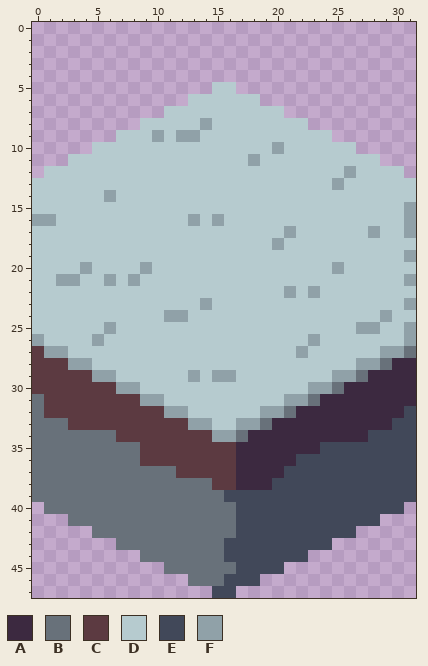
Pixel-art sprite, stored at assets/tiles/grid/hexset_grid_snow_flat_01.png. The first picture shows the starting point.
The file is 32x48 pixels.
Palette (. is transparent): A #3c2940  B #68717a  C #5c3a41  D #b6cbcf  E #414859  F #90a1a8
Pixels before, first column x 0:
 5 ...............DD...............
 6 .............DDDDDD.............
 7 ...........DDDDDDDDDD...........
 8 .........DDDDDFDDDDDDDD.........
 9 .......DDDFDFFDDDDDDDDDDD.......
10 .....DDDDDDDDDDDDDDDFDDDDDD.....
11 ...DDDDDDDDDDDDDDDFDDDDDDDDDD...
12 .DDDDDDDDDDDDDDDDDDDDDDDDDFDDDD.
13 DDDDDDDDDDDDDDDDDDDDDDDDDFDDDDDD
14 DDDDDDFDDDDDDDDDDDDDDDDDDDDDDDDD
15 DDDDDDDDDDDDDDDDDDDDDDDDDDDDDDDF
16 FFDDDDDDDDDDDFDFDDDDDDDDDDDDDDDF
17 DDDDDDDDDDDDDDDDDDDDDFDDDDDDFDDF
18 DDDDDDDDDDDDDDDDDDDDFDDDDDDDDDDD
19 DDDDDDDDDDDDDDDDDDDDDDDDDDDDDDDF
20 DDDDFDDDDFDDDDDDDDDDDDDDDFDDDDDD
21 DDFFDDFDFDDDDDDDDDDDDDDDDDDDDDDF
22 DDDDDDDDDDDDDDDDDDDDDFDFDDDDDDDD
23 DDDDDDDDDDDDDDFDDDDDDDDDDDDDDDDF
24 DDDDDDDDDDDFFDDDDDDDDDDDDDDDDFDD
25 DDDDDDFDDDDDDDDDDDDDDDDDDDDFFDDF
26 FDDDDFDDDDDDDDDDDDDDDDDFDDDDDDDF
27 CFFDDDDDDDDDDDDDDDDDDDFDDDDDDFFB
28 CCCFFDDDDDDDDDDDDDDDDDDDDDDFFBAA
29 CCCCCFFDDDDDDFDFFDDDDDDDDFFBAAAA
30 CCCCCCCFFDDDDDDDDDDDDDDFFBAAAAAA
31 BCCCCCCCCFFDDDDDDDDDDFFBAAAAAAAA
32 BCCCCCCCCCCFFDDDDDDFFBAAAAAAAAAE
33 BBBCCCCCCCCCCFFDDFFBAAAAAAAAAAEE
34 BBBBBBBCCCCCCCCFFBAAAAAAAAAAEEEE
35 BBBBBBBBBCCCCCCCCAAAAAAAEEEEEEEE
36 BBBBBBBBBCCCCCCCCAAAAAEEEEEEEEEE
37 BBBBBBBBBBBBCCCCCAAAAEEEEEEEEEEE
38 BBBBBBBBBBBBBBBCCAAAEEEEEEEEEEEE
39 BBBBBBBBBBBBBBBBEEEEEEEEEEEEEEEE
40 .BBBBBBBBBBBBBBBBEEEEEEEEEEEEEE.
41 ...BBBBBBBBBBBBBBEEEEEEEEEEEE...
42 .....BBBBBBBBBBBBEEEEEEEEEE.....
43 .......BBBBBBBBBEEEEEEEEE.......
44 .........BBBBBBBEEEEEEE.........
45 ...........BBBBBBEEEE...........
46 .............BBBEEE.............
47 ...............EE...............
Once edited:
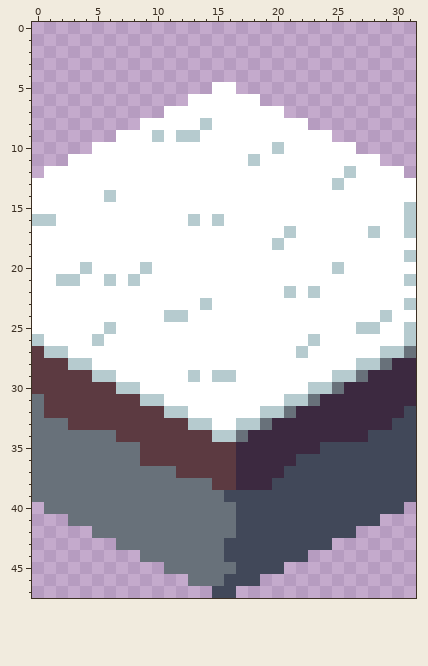
The edit:
colour D: #b6cbcf -> #ffffff
colour F: #90a1a8 -> #b6cbcf
Pixel boxes of the changes (left, top, right, bottom) in both pictures:
changed: (32, 82, 416, 442)
